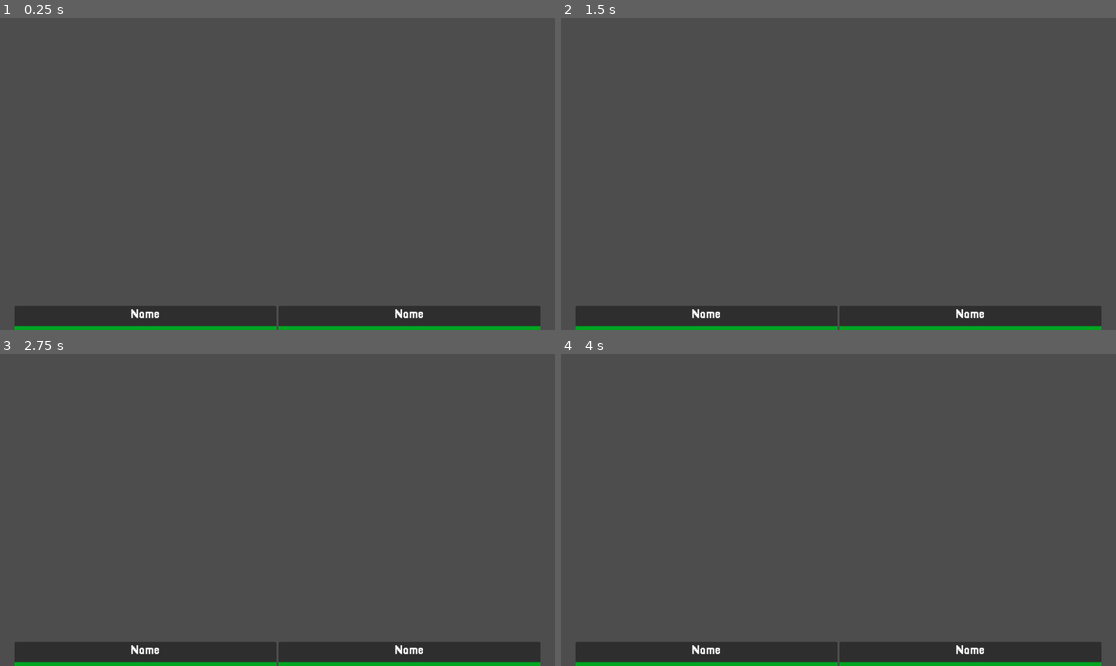
Above: before the commit, frames 1-4 (two rows, left to right).
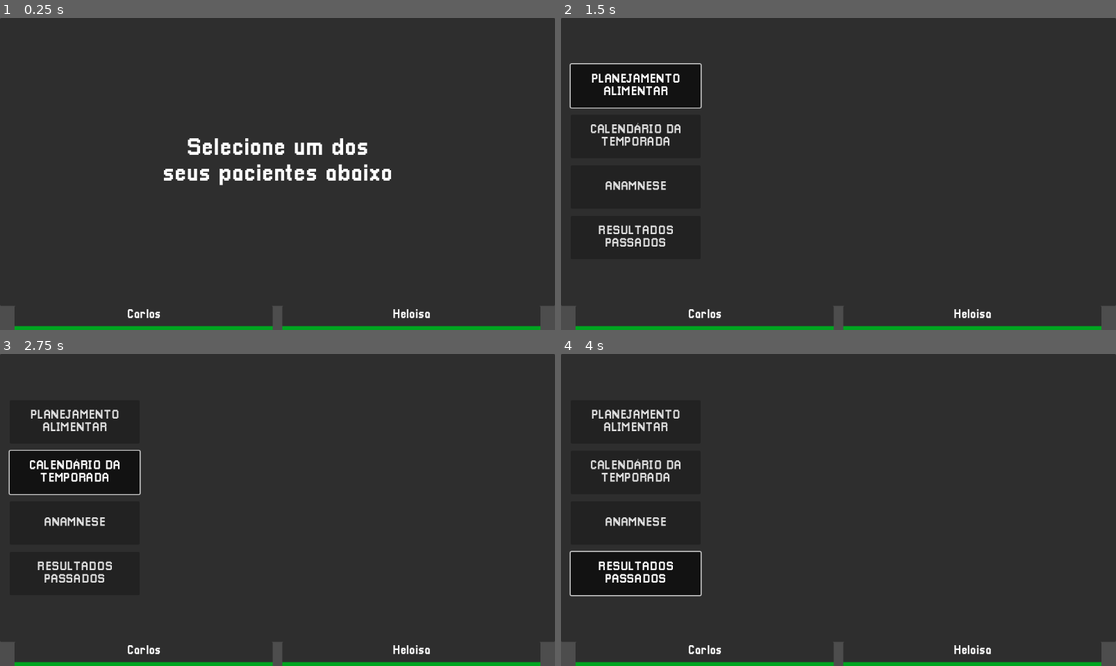
Above: after the commit, the same moments.

Repository: Deddon/simulador-de-esportistas
Game: Godot game, scene res://features/menus/main_menu/main_menu.tscn
Two runs of this game, one before a commit and one after it. Both use one fixed random seed, a clock stepped at 60 frames per second and the inputs below.
Inputs (mouse positions are in pixels of both pictures, inside the frame that each line leads up to):
- Up to frame 1 (0.25 s): no input
- Up to frame 2 (1.5 s): click (705, 317) at 0.52 s; click (633, 86) at 1.25 s, where only the run after the commit has a clickable "PLANEJAMENTO ALIMENTAR"
- Up to frame 3 (2.75 s): click (72, 472) at 2 s, where only the run after the commit has a clickable "CALENDÁRIO DA TEMPORADA"
- Up to frame 4 (4 s): click (633, 522) at 2.75 s, where only the run after the commit has a clickable "ANAMNESE"; click (633, 572) at 3.5 s, where only the run after the commit has a clickable "RESULTADOS PASSADOS"

The runs differ from the first frame. In frame 1, 92% of the frame differs, in the area x 0-100%, y 0-100%; in frame 2, 92%; in frame 3, 92%; in frame 4, 92%.

Commit message:
Add sportsman profile on main menu.

Diff:
--- a/features/menus/DEPRECATED_main_menu/game_watch/game_watch.gd
+++ b/features/menus/DEPRECATED_main_menu/game_watch/game_watch.gd
@@ -101,10 +101,13 @@
 	_ticks_since_start += 1
 	ticked.emit()
 
+	if not running_event:
+		return
+
 	if event_end_remaining_ticks >= 0:
+		print_debug("running this")
 		event_end_remaining_ticks -= 1
 
 	else:
-		print_debug("Event: ", running_event.name, " has finished.")
 		event_finished.emit(running_event)
 		running_event = null
--- /dev/null
+++ b/features/menus/main_menu/main_menu.gd
@@ -0,0 +1,21 @@
+extends Control
+
+
+@export var sportsman_tab1: MainMenuSportsmanTab
+@export var sportsman_tab2: MainMenuSportsmanTab
+#@export var sportsman_tab3: MainMenuSportsmanTab
+
+@onready var game_watch: MainMenuGameWatch = get_tree().get_first_node_in_group("game_watch")
+
+
+func _ready() -> void:
+	game_watch.event_finished.connect(_handle_event_finished)
+	game_watch.set_start_datetime_at_business_hour()
+	game_watch.start()
+
+	sportsman_tab1.update_tab(preload("res://shared/resources/sportsman/carlos_olympic_weight_lifter.tres"))
+	sportsman_tab2.update_tab(preload("res://shared/resources/sportsman/heloisa_four_hundred_meters_runner.tres"))
+
+
+func _handle_event_finished(finished_event: SportsEvent) -> void:
+	print_debug("Evento: ", finished_event.name, " terminou.")
--- a/features/menus/main_menu/main_menu.tscn
+++ b/features/menus/main_menu/main_menu.tscn
@@ -1,9 +1,12 @@
-[gd_scene load_steps=3 format=3 uid="uid://c21cea7qvmkvb"]
+[gd_scene load_steps=6 format=3 uid="uid://c21cea7qvmkvb"]
 
 [ext_resource type="Theme" uid="uid://b0kpgts88gl8a" path="res://shared/resources/themes/common_theme.tres" id="1_tka4w"]
+[ext_resource type="Script" uid="uid://dy8s0vju4c7cu" path="res://features/menus/main_menu/main_menu.gd" id="1_xqkuk"]
 [ext_resource type="PackedScene" uid="uid://dm8jwt53uuxdy" path="res://features/menus/main_menu/sportsman_tab/sportsman_tab.tscn" id="1_yojr0"]
+[ext_resource type="PackedScene" uid="uid://bcyde4w12samy" path="res://features/menus/main_menu/sportsman_profile/sportsman_profile.tscn" id="4_aukys"]
+[ext_resource type="PackedScene" uid="uid://ltyy6bdqfl" path="res://features/menus/DEPRECATED_main_menu/game_watch/game_watch.tscn" id="4_e0f0j"]
 
-[node name="MainMenu" type="Control"]
+[node name="MainMenu" type="Control" node_paths=PackedStringArray("sportsman_tab1", "sportsman_tab2")]
 layout_mode = 3
 anchors_preset = 15
 anchor_right = 1.0
@@ -11,39 +14,38 @@
 grow_horizontal = 2
 grow_vertical = 2
 theme = ExtResource("1_tka4w")
+script = ExtResource("1_xqkuk")
+sportsman_tab1 = NodePath("MainContainer/FooterMargin/TabsContainer/SportsmanTab1")
+sportsman_tab2 = NodePath("MainContainer/FooterMargin/TabsContainer/SportsmanTab2")
 
-[node name="VBoxContainer" type="VBoxContainer" parent="."]
+[node name="GameWatch" parent="." instance=ExtResource("4_e0f0j")]
+
+[node name="MainContainer" type="VBoxContainer" parent="."]
 layout_mode = 1
 anchors_preset = 15
 anchor_right = 1.0
 anchor_bottom = 1.0
 grow_horizontal = 2
 grow_vertical = 2
+theme_override_constants/separation = 0
 
-[node name="Label" type="Label" parent="VBoxContainer"]
+[node name="SportsmanProfile" parent="MainContainer" instance=ExtResource("4_aukys")]
 layout_mode = 2
-size_flags_vertical = 6
 
-[node name="MarginContainer" type="MarginContainer" parent="VBoxContainer"]
+[node name="FooterMargin" type="MarginContainer" parent="MainContainer"]
 layout_mode = 2
 theme_override_constants/margin_left = 30
 theme_override_constants/margin_right = 30
 
-[node name="FooterContainer" type="HBoxContainer" parent="VBoxContainer/MarginContainer"]
+[node name="TabsContainer" type="HBoxContainer" parent="MainContainer/FooterMargin"]
 custom_minimum_size = Vector2(0, 50)
 layout_mode = 2
+theme_override_constants/separation = 20
 
-[node name="TabsContainer" type="HBoxContainer" parent="VBoxContainer/MarginContainer/FooterContainer"]
+[node name="SportsmanTab1" parent="MainContainer/FooterMargin/TabsContainer" instance=ExtResource("1_yojr0")]
 layout_mode = 2
 size_flags_horizontal = 3
 
-[node name="SportsmanTab1" parent="VBoxContainer/MarginContainer/FooterContainer/TabsContainer" instance=ExtResource("1_yojr0")]
+[node name="SportsmanTab2" parent="MainContainer/FooterMargin/TabsContainer" instance=ExtResource("1_yojr0")]
 layout_mode = 2
 size_flags_horizontal = 3
-
-[node name="SportsmanTab2" parent="VBoxContainer/MarginContainer/FooterContainer/TabsContainer" instance=ExtResource("1_yojr0")]
-layout_mode = 2
-size_flags_horizontal = 3
-
-[node name="GameWatchUI" type="Control" parent="."]
-anchors_preset = 0
--- /dev/null
+++ b/features/menus/main_menu/sportsman_profile/side_bar_options/side_bar_options.gd
@@ -0,0 +1,23 @@
+class_name SportsmanProfileOptionsButtonContainer
+extends Control
+
+
+@export var food_plan_buton: Button
+@export var season_calendar_button: Button
+@export var anamnesis_button: Button
+@export var past_results_button: Button
+
+
+func _ready() -> void:
+	var options_button_group := ButtonGroup.new()
+	food_plan_buton.button_group = options_button_group
+	season_calendar_button.button_group = options_button_group
+	anamnesis_button.button_group = options_button_group
+	past_results_button.button_group = options_button_group
+
+
+func reset_buttons() -> void:
+	food_plan_buton.button_pressed = false
+	season_calendar_button.button_pressed = false
+	anamnesis_button.button_pressed = false
+	past_results_button.button_pressed = false
--- /dev/null
+++ b/features/menus/main_menu/sportsman_profile/side_bar_options/side_bar_options.tscn
@@ -0,0 +1,73 @@
+[gd_scene load_steps=3 format=3 uid="uid://d1ylmveu4b81h"]
+
+[ext_resource type="Theme" uid="uid://b0kpgts88gl8a" path="res://shared/resources/themes/common_theme.tres" id="1_aetum"]
+[ext_resource type="Script" uid="uid://c7bck1i611q3e" path="res://features/menus/main_menu/sportsman_profile/side_bar_options/side_bar_options.gd" id="2_aj62d"]
+
+[node name="SideBarOptions" type="Control" node_paths=PackedStringArray("food_plan_buton", "season_calendar_button", "anamnesis_button", "past_results_button")]
+custom_minimum_size = Vector2(310, 594)
+layout_mode = 3
+anchors_preset = 0
+theme = ExtResource("1_aetum")
+script = ExtResource("2_aj62d")
+food_plan_buton = NodePath("MarginContainer/CenterContainer/OptionsButtonContainer/OptionButton")
+season_calendar_button = NodePath("MarginContainer/CenterContainer/OptionsButtonContainer/OptionButton3")
+anamnesis_button = NodePath("MarginContainer/CenterContainer/OptionsButtonContainer/OptionButton2")
+past_results_button = NodePath("MarginContainer/CenterContainer/OptionsButtonContainer/OptionButton4")
+
+[node name="MarginContainer" type="MarginContainer" parent="."]
+layout_mode = 1
+anchors_preset = 15
+anchor_right = 1.0
+anchor_bottom = 1.0
+grow_horizontal = 2
+grow_vertical = 2
+size_flags_horizontal = 3
+size_flags_vertical = 3
+theme_override_constants/margin_left = 20
+theme_override_constants/margin_right = 20
+
+[node name="ReferenceRect" type="ReferenceRect" parent="MarginContainer"]
+visible = false
+layout_mode = 2
+border_width = 3.0
+
+[node name="CenterContainer" type="CenterContainer" parent="MarginContainer"]
+layout_mode = 2
+
+[node name="OptionsButtonContainer" type="VBoxContainer" parent="MarginContainer/CenterContainer"]
+custom_minimum_size = Vector2(230, 0)
+layout_mode = 2
+size_flags_horizontal = 3
+size_flags_vertical = 3
+theme_override_constants/separation = 15
+
+[node name="OptionButton" type="Button" parent="MarginContainer/CenterContainer/OptionsButtonContainer"]
+custom_minimum_size = Vector2(270, 90)
+layout_mode = 2
+theme_override_font_sizes/font_size = 25
+toggle_mode = true
+text = "PLANEJAMENTO
+ALIMENTAR"
+
+[node name="OptionButton3" type="Button" parent="MarginContainer/CenterContainer/OptionsButtonContainer"]
+custom_minimum_size = Vector2(270, 90)
+layout_mode = 2
+theme_override_font_sizes/font_size = 25
+toggle_mode = true
+text = "CALENDÁRIO DA
+TEMPORADA"
+
+[node name="OptionButton2" type="Button" parent="MarginContainer/CenterContainer/OptionsButtonContainer"]
+custom_minimum_size = Vector2(270, 90)
+layout_mode = 2
+theme_override_font_sizes/font_size = 25
+toggle_mode = true
+text = "ANAMNESE"
+
+[node name="OptionButton4" type="Button" parent="MarginContainer/CenterContainer/OptionsButtonContainer"]
+custom_minimum_size = Vector2(270, 90)
+layout_mode = 2
+theme_override_font_sizes/font_size = 25
+toggle_mode = true
+text = "RESULTADOS
+PASSADOS"
--- /dev/null
+++ b/features/menus/main_menu/sportsman_profile/sportsman_profile.gd
@@ -0,0 +1,25 @@
+class_name MainMenuSportsmanProfile
+extends Control
+
+
+@export var no_sportsman_selected_container: Container
+@export var sportsman_selectecd_container: Container
+@export var side_bar_options: SportsmanProfileOptionsButtonContainer
+
+var current_sportsman: Sportsman
+
+
+func _ready() -> void:
+	sportsman_selectecd_container.hide()
+	no_sportsman_selected_container.show()
+
+
+func update_sportsman_stats(sportsman: Sportsman) -> void:
+	current_sportsman = sportsman
+
+	get_viewport().gui_release_focus()
+	side_bar_options.reset_buttons()
+
+	print_debug("Now show %s stats." % current_sportsman.name)
+	no_sportsman_selected_container.hide()
+	sportsman_selectecd_container.show()
--- /dev/null
+++ b/features/menus/main_menu/sportsman_profile/sportsman_profile.tscn
@@ -0,0 +1,61 @@
+[gd_scene load_steps=5 format=3 uid="uid://bcyde4w12samy"]
+
+[ext_resource type="Theme" uid="uid://b0kpgts88gl8a" path="res://shared/resources/themes/common_theme.tres" id="1_hycgf"]
+[ext_resource type="Script" uid="uid://bb70dlhr1y87j" path="res://features/menus/main_menu/sportsman_profile/sportsman_profile.gd" id="1_qe1iy"]
+[ext_resource type="PackedScene" uid="uid://d1ylmveu4b81h" path="res://features/menus/main_menu/sportsman_profile/side_bar_options/side_bar_options.tscn" id="3_54t3j"]
+
+[sub_resource type="LabelSettings" id="LabelSettings_hycgf"]
+font_size = 50
+
+[node name="SportsmanProfile" type="Control" node_paths=PackedStringArray("no_sportsman_selected_container", "sportsman_selectecd_container", "side_bar_options") groups=["sportsman_profile"]]
+custom_minimum_size = Vector2(1152, 594)
+layout_mode = 3
+anchors_preset = 0
+size_flags_vertical = 3
+theme = ExtResource("1_hycgf")
+script = ExtResource("1_qe1iy")
+no_sportsman_selected_container = NodePath("BackgroundPanel/NoSportsmanSelectedContainer")
+sportsman_selectecd_container = NodePath("BackgroundPanel/SportsmanSelectedContainer")
+side_bar_options = NodePath("BackgroundPanel/SportsmanSelectedContainer/SideBarOptions")
+
+[node name="BackgroundPanel" type="Panel" parent="."]
+layout_mode = 1
+anchors_preset = 15
+anchor_right = 1.0
+anchor_bottom = 1.0
+grow_horizontal = 2
+grow_vertical = 2
+
+[node name="NoSportsmanSelectedContainer" type="CenterContainer" parent="BackgroundPanel"]
+visible = false
+layout_mode = 1
+anchors_preset = 15
+anchor_right = 1.0
+anchor_bottom = 1.0
+grow_horizontal = 2
+grow_vertical = 2
+
+[node name="VBoxContainer" type="VBoxContainer" parent="BackgroundPanel/NoSportsmanSelectedContainer"]
+layout_mode = 2
+
+[node name="Label" type="Label" parent="BackgroundPanel/NoSportsmanSelectedContainer/VBoxContainer"]
+layout_mode = 2
+text = "Selecione um dos
+seus pacientes abaixo"
+label_settings = SubResource("LabelSettings_hycgf")
+horizontal_alignment = 1
+
+[node name="SportsmanSelectedContainer" type="HBoxContainer" parent="BackgroundPanel"]
+layout_mode = 1
+anchors_preset = 15
+anchor_right = 1.0
+anchor_bottom = 1.0
+grow_horizontal = 2
+grow_vertical = 2
+
+[node name="SideBarOptions" parent="BackgroundPanel/SportsmanSelectedContainer" instance=ExtResource("3_54t3j")]
+layout_mode = 2
+
+[node name="VBoxContainer2" type="VBoxContainer" parent="BackgroundPanel/SportsmanSelectedContainer"]
+layout_mode = 2
+size_flags_horizontal = 3
--- a/features/menus/main_menu/sportsman_tab/sportsman_tab.gd
+++ b/features/menus/main_menu/sportsman_tab/sportsman_tab.gd
@@ -2,16 +2,23 @@
 extends Control
 
 
-signal tab_selected(tab_sportsman: Sportsman)
-
 @export var sportsman_name_label: Label
 @export var click_sensor_button: Button
+@export var hover_color_rect: ColorRect
 
 var _sportsman: Sportsman
+
+@onready var sportsman_profile: MainMenuSportsmanProfile = get_tree().get_first_node_in_group("sportsman_profile")
 
 
 func _ready() -> void:
 	click_sensor_button.toggled.connect(_handle_tab_seletion)
+	click_sensor_button.mouse_entered.connect(func():
+		hover_color_rect.show()
+	)
+	click_sensor_button.mouse_exited.connect(func():
+		hover_color_rect.hide()
+	)
 
 
 func update_tab(sportsman: Sportsman) -> void:
@@ -26,5 +33,5 @@
 
 
 func _handle_tab_seletion(is_selected: bool) -> void:
-	if is_selected:
-		tab_selected.emit(_sportsman)
+	if is_selected and sportsman_profile:
+		sportsman_profile.update_sportsman_stats(_sportsman)
--- a/features/menus/main_menu/sportsman_tab/sportsman_tab.tscn
+++ b/features/menus/main_menu/sportsman_tab/sportsman_tab.tscn
@@ -6,8 +6,8 @@
 [sub_resource type="LabelSettings" id="LabelSettings_wepuo"]
 font_size = 25
 
-[node name="SportsmanTabs" type="Control" node_paths=PackedStringArray("sportsman_name_label", "click_sensor_button")]
-custom_minimum_size = Vector2(160, 50)
+[node name="SportsmanTabs" type="Control" node_paths=PackedStringArray("sportsman_name_label", "click_sensor_button", "hover_color_rect")]
+custom_minimum_size = Vector2(227, 50)
 layout_mode = 3
 anchors_preset = 0
 offset_right = 160.0
@@ -16,6 +16,7 @@
 script = ExtResource("2_s0aww")
 sportsman_name_label = NodePath("BackgroundPanel/VBoxContainer/CenterContainer/SportsmanName")
 click_sensor_button = NodePath("Button")
+hover_color_rect = NodePath("HoverEffect")
 
 [node name="BackgroundPanel" type="Panel" parent="."]
 layout_mode = 1
@@ -39,7 +40,7 @@
 
 [node name="SportsmanName" type="Label" parent="BackgroundPanel/VBoxContainer/CenterContainer"]
 layout_mode = 2
-text = "Name"
+text = "Nenhum paciente"
 label_settings = SubResource("LabelSettings_wepuo")
 horizontal_alignment = 1
 
@@ -47,6 +48,16 @@
 custom_minimum_size = Vector2(0, 8)
 layout_mode = 2
 color = Color(0, 0.64705884, 0.1254902, 1)
+
+[node name="HoverEffect" type="ColorRect" parent="."]
+visible = false
+layout_mode = 1
+anchors_preset = 15
+anchor_right = 1.0
+anchor_bottom = 1.0
+grow_horizontal = 2
+grow_vertical = 2
+color = Color(1, 1, 1, 0.09019608)
 
 [node name="Button" type="Button" parent="."]
 self_modulate = Color(1, 1, 1, 0)
Not shown, added: features/menus/main_menu/main_menu.gd.uid
Not shown, added: features/menus/main_menu/sportsman_profile/side_bar_options/side_bar_options.gd.uid
Not shown, added: features/menus/main_menu/sportsman_profile/sportsman_profile.gd.uid
